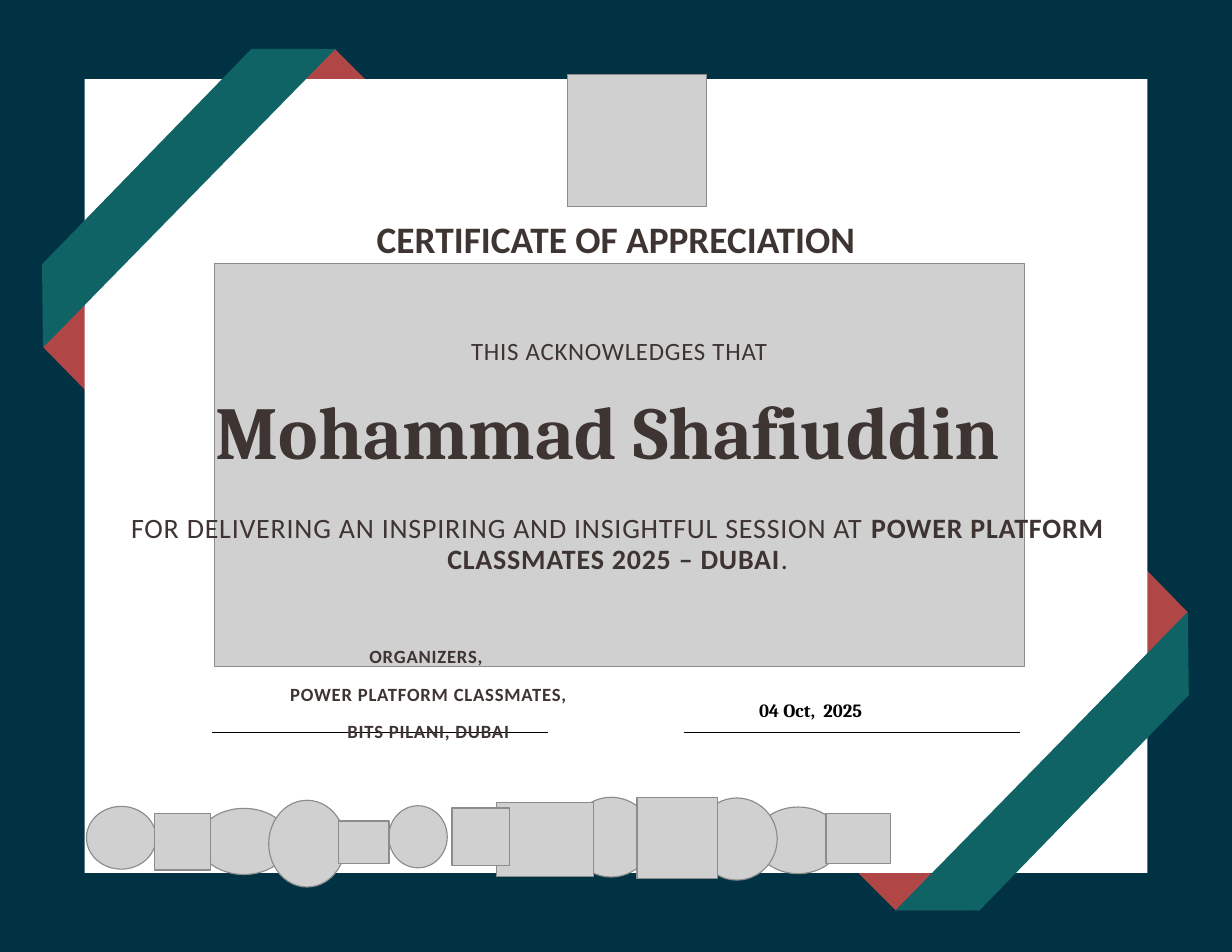
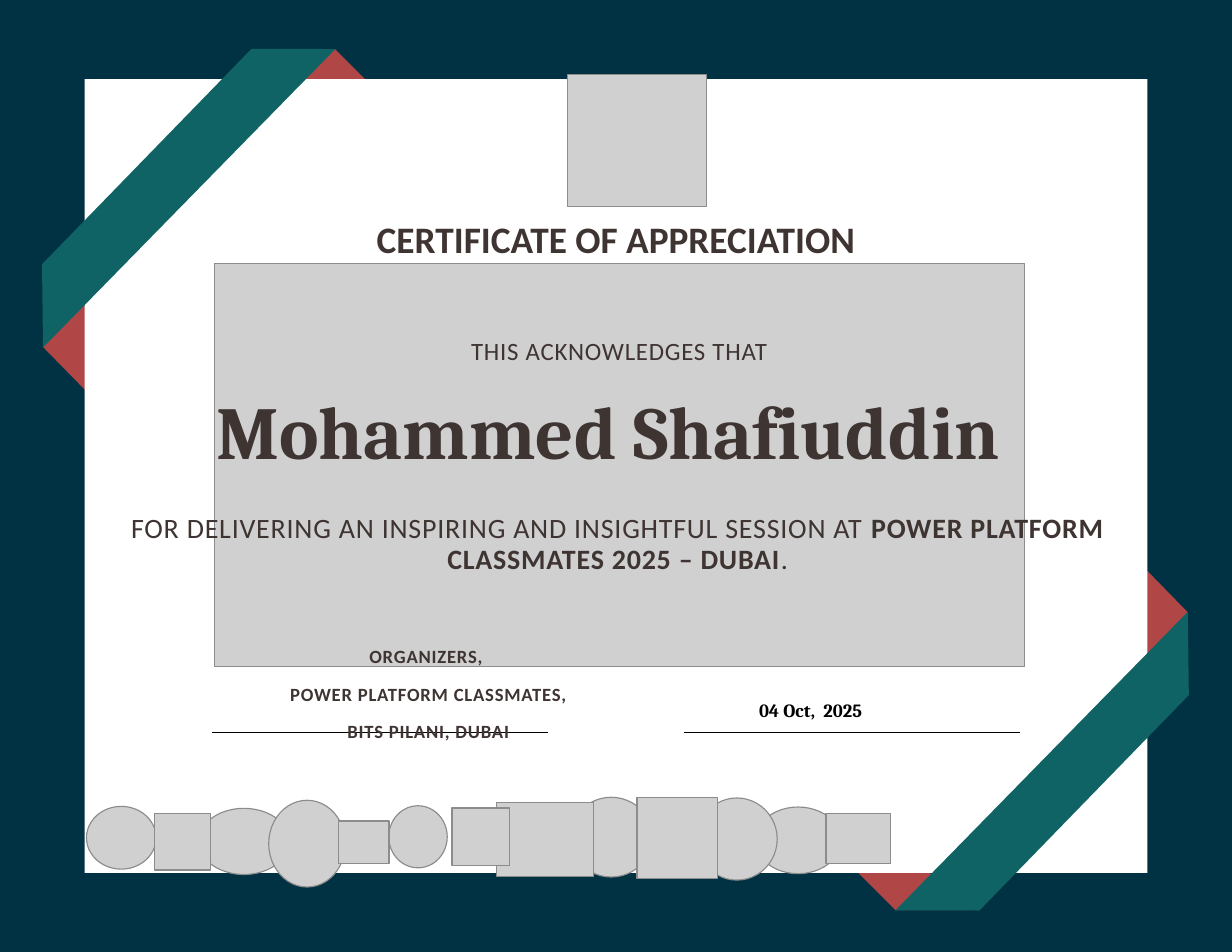
Before and after one commit to pavanmanideep/Power-Platform-Classmates-2025-Dubai, a slide deck: slide 4 of CERTIFICATE OF APPRECIATION_Speakers.pptx. Drawn at 1232x952 pixels with LibreOffice and Linux fonts; fonts in the diff are those of the drawing; grey boxes stand for pictures. Boxes give left, top, right and bottom in pixels: in the first picture for what was removed or moved away, otherwise in the second. Text is boxed around its words. In the diff, an @@ line names an element or a change of style, - is before the commit and + after.

```diff
--- a/CERTIFICATE OF APPRECIATION_Speakers.pptx
+++ b/CERTIFICATE OF APPRECIATION_Speakers.pptx
@@ text at bbox=[216, 406, 999, 460]: text changed @@
-Mohammad Shafiuddin
+Mohammed Shafiuddin
```
Also in this commit, not shown: 12 other files.
